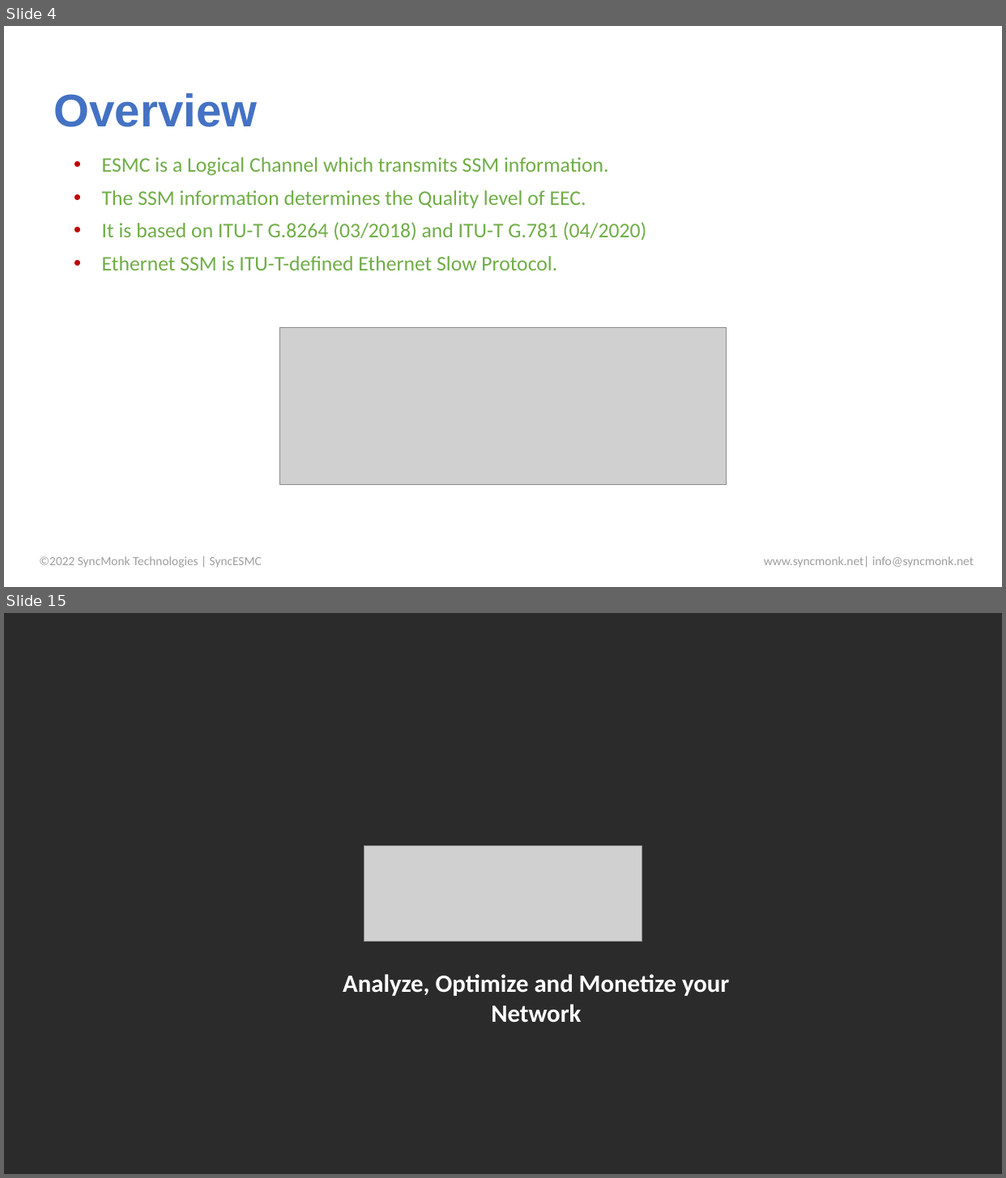
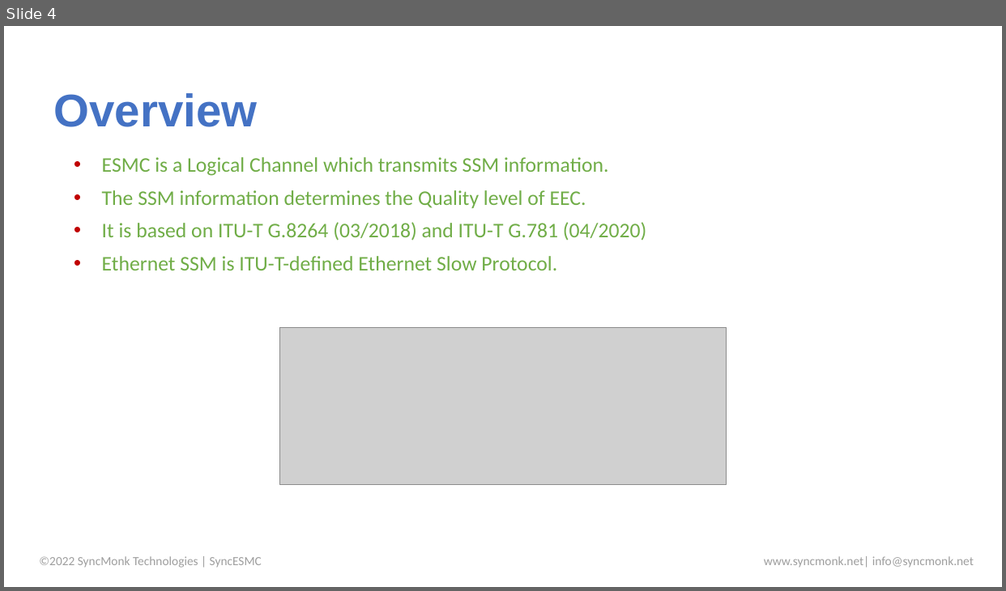
Before and after one commit to SiwaNetwork/QUANTUM, a slide deck: Time-Card/ДОКУМЕНТЫ/МАТЕРИАЛ СТАТЬИ/#65-SyncESMC - an ITU-T G.781 Multi-Clock ESMC Implementation.pptx. Shown one above the other, each under a label of ours: slides 4 and 15 before the commit, slide 4 after it; the slides between them are not shown. The pictures are 1006x1178 and 1006x591 pixels, drawn with LibreOffice and Linux fonts; fonts in the diff are those of the drawing; grey boxes stand for pictures; background and template pictures are left out; a plain dark background stands for a picture behind light text. Boxes give left, top, right and bottom in pixels: in the first picture for what was removed or moved away, otherwise in the second. Text is boxed around its words. In the diff, an @@ line names an element or a change of style, - is before the commit and + after.

```diff
--- a/Time-Card/ДОКУМЕНТЫ/МАТЕРИАЛ СТАТЬИ/#65-SyncESMC - an ITU-T G.781 Multi-Clock ESMC Implementation.pptx
+++ b/Time-Card/ДОКУМЕНТЫ/МАТЕРИАЛ СТАТЬИ/#65-SyncESMC - an ITU-T G.781 Multi-Clock ESMC Implementation.pptx
@@ slide 15 removed at (x1=4, y1=613, x2=1002, y2=1174), background picture (left out) @@
@@ picture removed at (x1=364, y1=845, x2=641, y2=941) @@
@@ text removed at (x1=343, y1=974, x2=729, y2=1023) @@
-Analyze, Optimize and Monetize your Network
```
Also in this commit, not shown: 16 slides changed, 1 slide added, 1 other slide removed, 5 other files.
